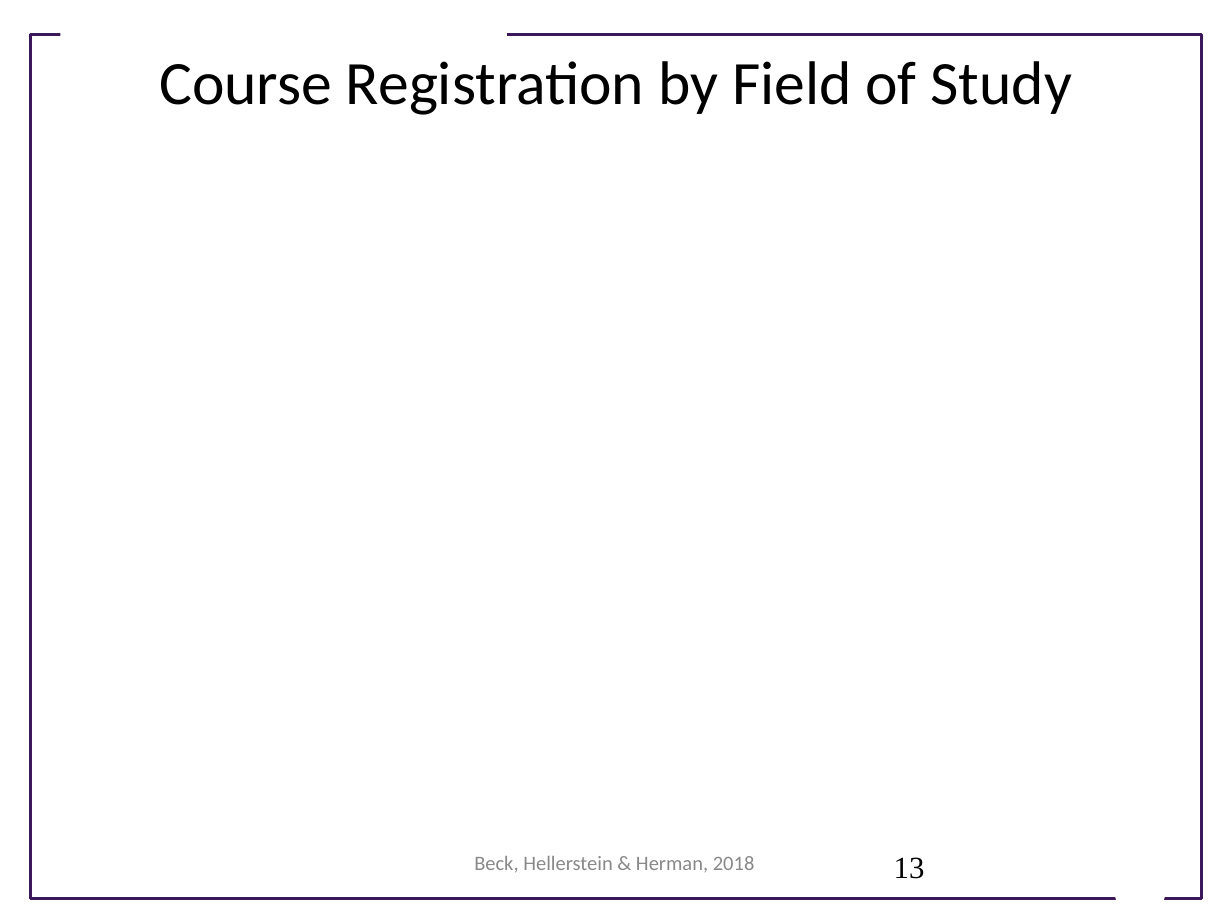
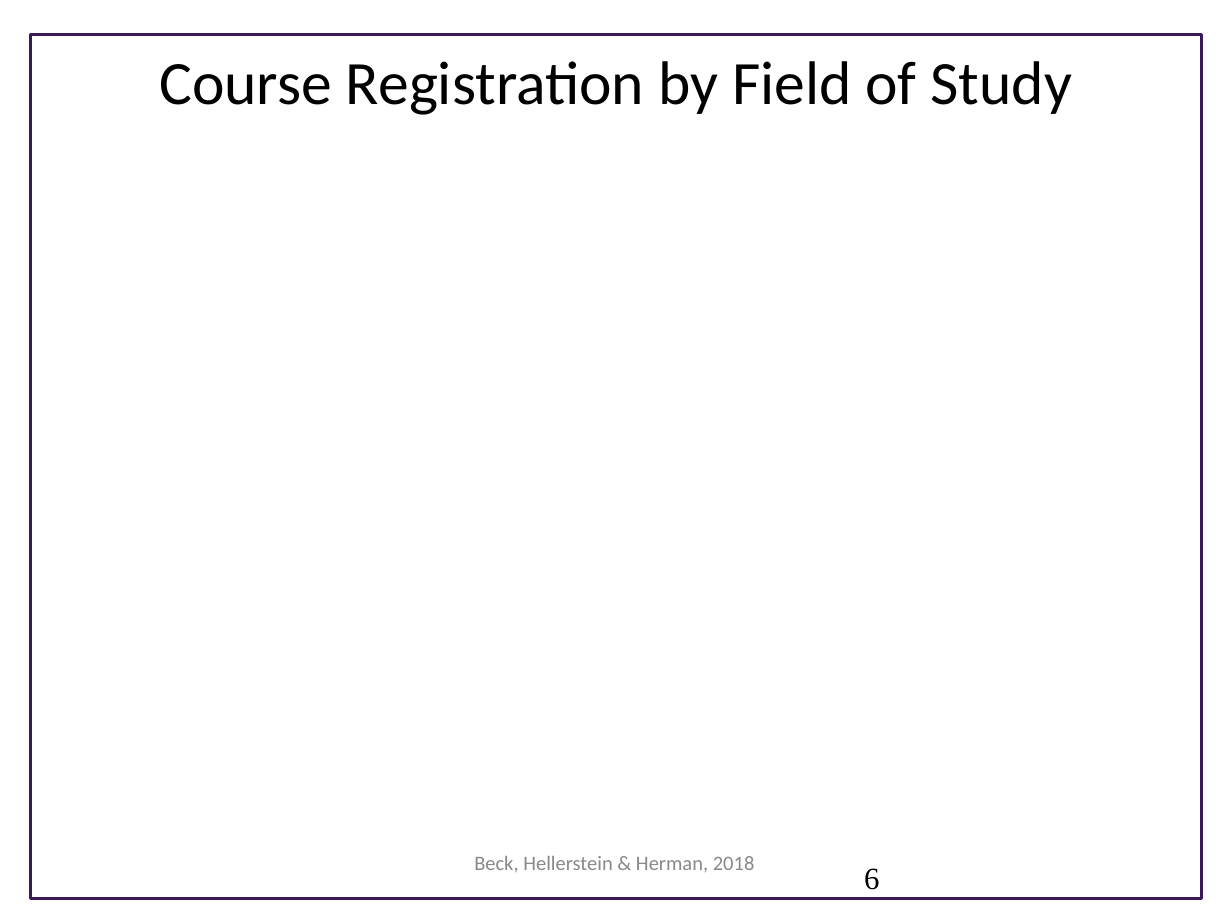
Before and after one commit to UWSEDS/LectureNotes, a slide deck: slide 6 of 01-Course-Introduction-And-Data-Essentials.ppt (slide 13 before the commit). Drawn at 1232x924 pixels with LibreOffice and Linux fonts; fonts in the diff are those of the drawing; background and template pictures are left out. Boxes give left, top, right and bottom in pixels: in the first picture for what was removed or moved away, otherwise in the second. Text is boxed around its words. In the diff, an @@ line names an element or a change of style, - is before the commit and + after.

```diff
--- a/01-Course-Introduction-And-Data-Essentials.ppt
+++ b/01-Course-Introduction-And-Data-Essentials.ppt
@@ rectangle removed at (60,21,506,51) @@
@@ page number added at (864,868,879,890), 18 pt, text #000000 @@
+6
@@ page number removed at (894,857,925,879) @@
-13
@@ freeform shape removed at (1105,860,1174,904) @@
```
Also in this commit, not shown: 1 other slide changed.
